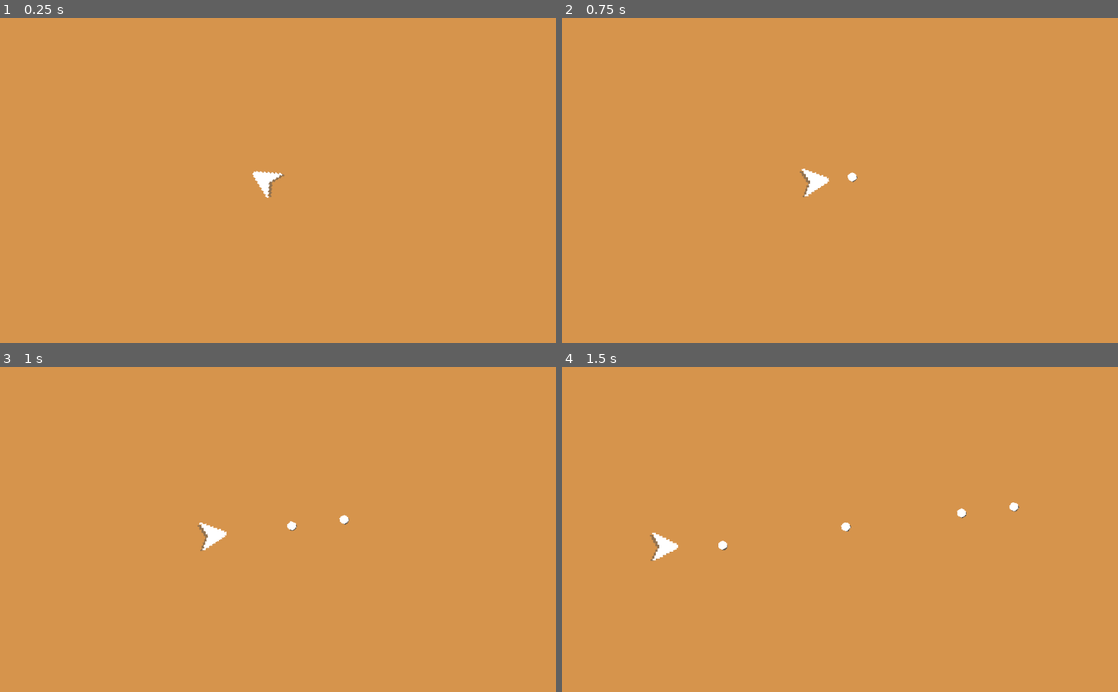
Above: before the commit, frames 1-4 (two rows, left to right).
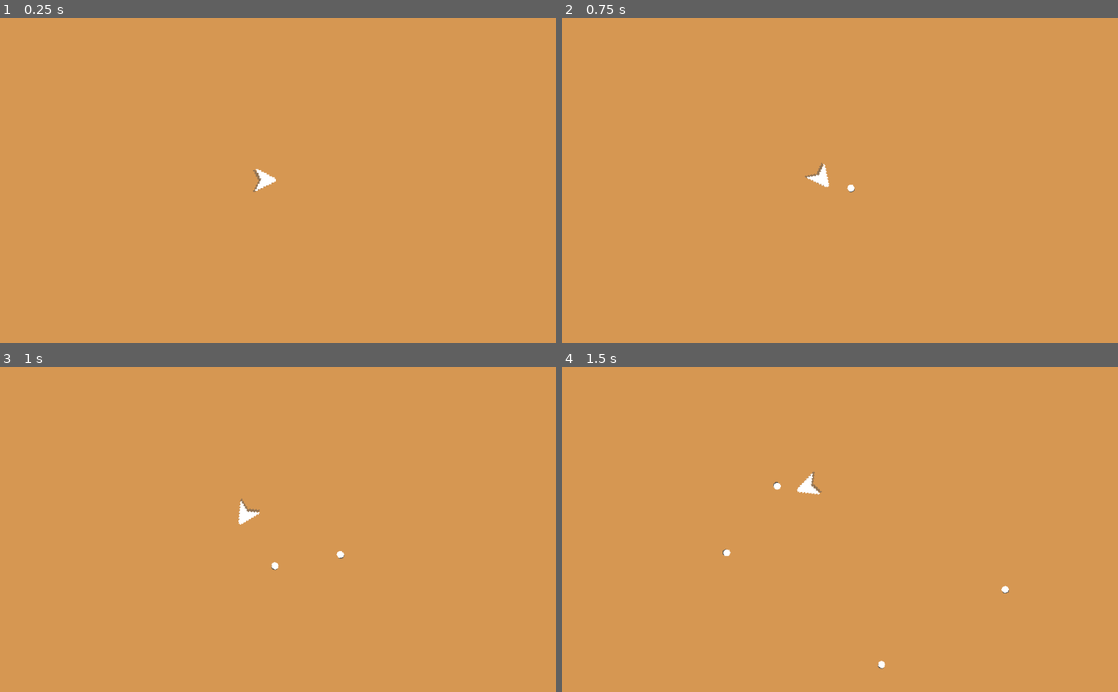
Above: after the commit, the same moments.

Repository: Daniel-Repository/Blast-Advance
Game: Godot game, scene res://Scenes/Main.tscn
Same seed, same stepped clock (60 frames per second), same inputs: the game is played once before the commit and once after it.
Inputs (mouse positions are in pixels of both pictures, inside the frame that each line leads up to):
- Up to frame 1 (0.25 s): no input
- Up to frame 2 (0.75 s): tap Enter at 0.5 s; move the mouse to (962, 164) at 0.52 s; hold Right (ui_right) from 0.53 s (still down); tap Space (ui_select) at 0.6 s
- Up to frame 3 (1 s): keep holding Right (ui_right); tap Space (ui_select) at 0.77 s
- Up to frame 4 (1.5 s): tap Space (ui_select) at 1.07, 1.35 s; move the mouse to (728, 545) at 1.27 s; release Right (ui_right) at 1.28 s; hold Left (ui_left) from 1.28 s (still down)

The runs differ from the first frame. In frame 1, 0.2% of the frame differs, in the area x 45-52%, y 46-56%; in frame 2, 0.3%; in frame 3, 0.5%; in frame 4, 0.6%, in the area x 15-83%, y 32-93%.

Commit message:
Meteors removed after off screen // New movement

Diff:
--- a/New Game Project/Scenes/Bullet.tscn
+++ b/New Game Project/Scenes/Bullet.tscn
@@ -5,7 +5,7 @@
 [ext_resource path="res://Assets/Bullet1Shadow.png" type="Texture" id=3]
 
 [sub_resource type="CircleShape2D" id=1]
-radius = 8.0
+radius = 7.07107
 
 [node name="Bullet" type="KinematicBody2D"]
 z_index = 1
@@ -19,7 +19,9 @@
 
 [node name="Sprite2" type="Sprite" parent="."]
 position = Vector2( 1.18, 1.277 )
+scale = Vector2( 0.8, 0.8 )
 texture = ExtResource( 3 )
 
 [node name="Sprite" type="Sprite" parent="."]
+scale = Vector2( 0.8, 0.8 )
 texture = ExtResource( 1 )
--- a/New Game Project/Scenes/Main.tscn
+++ b/New Game Project/Scenes/Main.tscn
@@ -7,7 +7,7 @@
 
 [sub_resource type="Gradient" id=1]
 offsets = PoolRealArray( 1 )
-colors = PoolColorArray( 0.84668, 0.586975, 0.30395, 1 )
+colors = PoolColorArray( 0.84668, 0.597952, 0.326889, 1 )
 
 [sub_resource type="GradientTexture" id=2]
 gradient = SubResource( 1 )
@@ -19,7 +19,7 @@
 script = ExtResource( 4 )
 
 [node name="BackgroundColour" type="Sprite" parent="."]
-position = Vector2( 616, 346 )
+position = Vector2( 614, 346 )
 scale = Vector2( 1.34717, 1089.25 )
 texture = SubResource( 2 )
 
@@ -29,22 +29,21 @@
 collision_mask = 3
 linear_damp = 1.0
 script = ExtResource( 3 )
-shoot_power = 200
 
 [node name="CollisionPolygon2D" type="CollisionPolygon2D" parent="Player"]
 rotation = 1.5708
-polygon = PoolVector2Array( 0, -22, -22, 17, -2, 7, 3, 7, 22, 18 )
+polygon = PoolVector2Array( -6.10352e-05, -17, -17.9999, 15.0001, -1.99997, 6, 2.00003, 5.99997, 19.0001, 15.9999 )
 
 [node name="Shadow" type="Sprite" parent="Player"]
 modulate = Color( 1, 1, 1, 0.545098 )
 rotation = 1.5708
-scale = Vector2( 3, 3 )
+scale = Vector2( 2.5, 2.5 )
 texture = ExtResource( 2 )
 offset = Vector2( 0.789, 1.691 )
 
 [node name="Sprite" type="Sprite" parent="Player"]
 rotation = 1.5708
-scale = Vector2( 3.19975, 3.15238 )
+scale = Vector2( 2.5, 2.5 )
 texture = ExtResource( 1 )
 
 [node name="Walls" type="Node2D" parent="."]
--- a/New Game Project/Scenes/Meteor.gd
+++ b/New Game Project/Scenes/Meteor.gd
@@ -24,17 +24,20 @@
 	apply_central_impulse(dirtocent * rand_range(40,100))
 
 # Called every frame. 'delta' is the elapsed time since the previous frame.
-#func _process(delta: float) -> void:
-#	pass
-
-
-
-
+func _process(delta: float) -> void:
+	checkLocation()
 
 func _on_Area2D_body_entered(body: Node) -> void:
-
 	if body.name == "Player":
 		body.queue_free()
 	else:
 		queue_free()
 		body.queue_free()
+
+func checkLocation():
+	if position.x > 1300 or position.x < -400:
+		print("GONE")
+		queue_free()
+	if position.y < -200 or position.y > 900:
+		print("GONE")
+		queue_free()
--- a/New Game Project/Scenes/Meteor1.tscn
+++ b/New Game Project/Scenes/Meteor1.tscn
@@ -3,11 +3,11 @@
 [ext_resource path="res://Scenes/Meteor.gd" type="Script" id=1]
 [ext_resource path="res://Assets/Meteor1Shadow.png" type="Texture" id=2]
 
+[sub_resource type="CircleShape2D" id=2]
+radius = 39.2046
+
 [sub_resource type="CircleShape2D" id=1]
 radius = 39.0128
-
-[sub_resource type="CircleShape2D" id=2]
-radius = 39.2046
 
 [node name="Meteor1" type="RigidBody2D"]
 collision_layer = 8
@@ -19,6 +19,13 @@
 angular_damp = 0.0
 script = ExtResource( 1 )
 
+[node name="Area2D" type="Area2D" parent="."]
+collision_layer = 8
+collision_mask = 5
+
+[node name="CollisionShape2D" type="CollisionShape2D" parent="Area2D"]
+shape = SubResource( 2 )
+
 [node name="CollisionShape2D" type="CollisionShape2D" parent="."]
 shape = SubResource( 1 )
 
@@ -29,15 +36,8 @@
 texture = ExtResource( 2 )
 
 [node name="Sprite" type="Sprite" parent="."]
-modulate = Color( 0.25098, 0.25098, 0.25098, 1 )
+modulate = Color( 0.219608, 0.219608, 0.219608, 1 )
 scale = Vector2( 5, 5 )
 texture = ExtResource( 2 )
 
-[node name="Area2D" type="Area2D" parent="."]
-collision_layer = 8
-collision_mask = 5
-
-[node name="CollisionShape2D" type="CollisionShape2D" parent="Area2D"]
-shape = SubResource( 2 )
-
 [connection signal="body_entered" from="Area2D" to="." method="_on_Area2D_body_entered"]
--- a/New Game Project/Scenes/Player.gd
+++ b/New Game Project/Scenes/Player.gd
@@ -1,6 +1,7 @@
 extends RigidBody2D
 
-export var shoot_power = 100
+export var shootPower = 100
+export var rotateSpeed = 5
 var velocity = Vector2.ZERO
 var bullet = preload("res://Scenes/Bullet.tscn")
 
@@ -8,17 +9,25 @@
 func _ready() -> void:
 	pass # Replace with function body.
 
-func _physics_process(_delta: float) -> void:
-	look_at(get_global_mouse_position())
-	get_input()
+func _physics_process(delta: float) -> void:
+	#look_at(get_global_mouse_position())
+	get_input(delta)
 
-func get_input():
+func get_input(d):
 	if Input.is_action_just_pressed("ui_select"):
-		apply_central_impulse(-position.direction_to(get_global_mouse_position()) * shoot_power)
+		#apply_central_impulse(-position.direction_to(get_global_mouse_position()) * shootPower)
+		apply_central_impulse(Vector2(-cos(rotation),-sin(rotation)) * shootPower)
 		var b = bullet.instance()
 		b.start(transform.origin,rotation)
 		get_parent().add_child(b)
 
+	if Input.is_action_pressed("ui_left"):
+		angular_velocity = -1 * rotateSpeed
+	elif Input.is_action_pressed("ui_right"):
+		angular_velocity = 1 * rotateSpeed
+	else:
+		angular_velocity = 0
+
 # Called every frame. 'delta' is the elapsed time since the previous frame.
 #func _process(delta: float) -> void:
 #	pass
